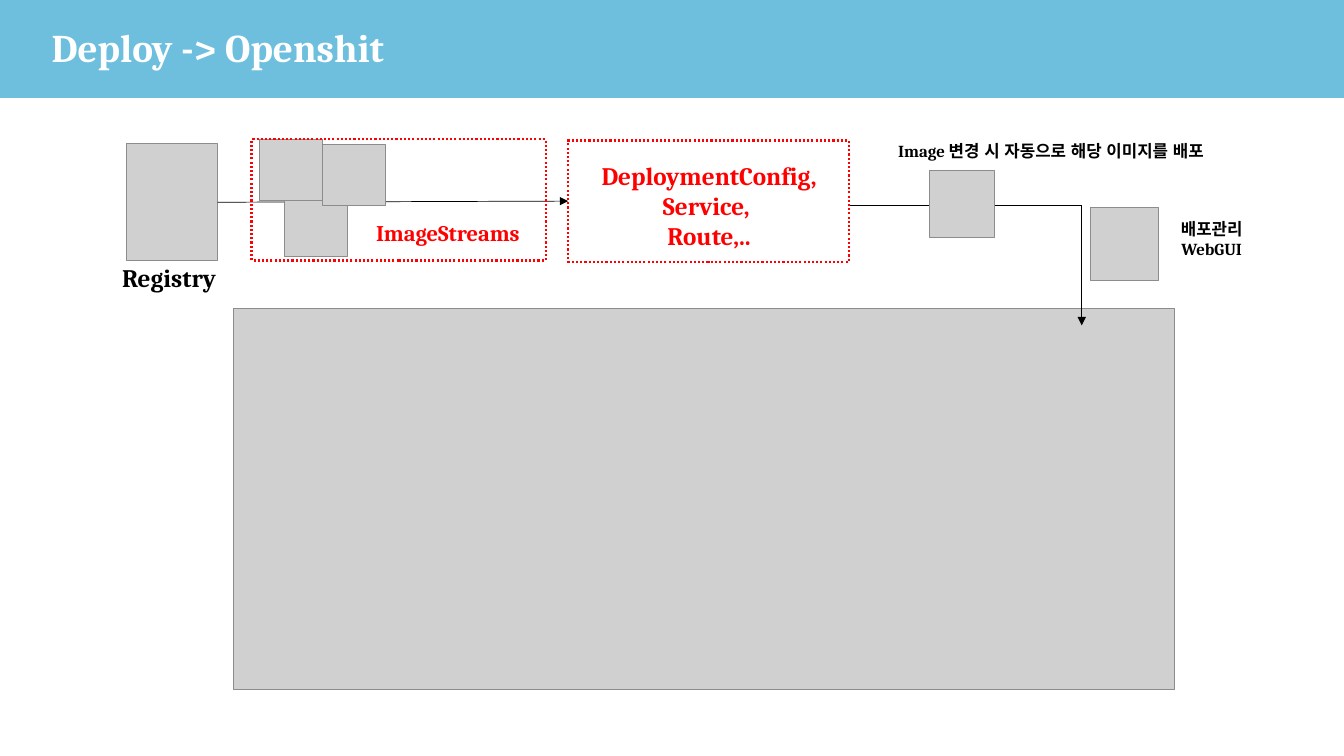
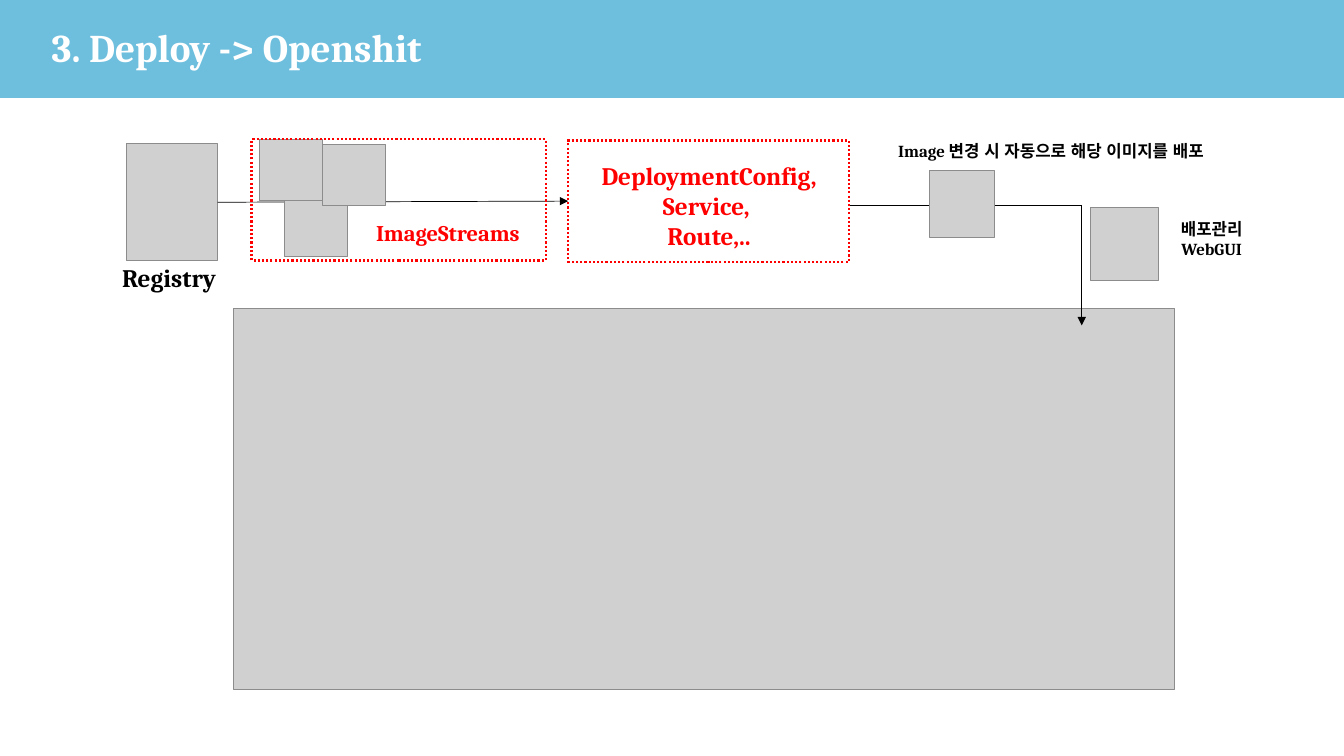
Before and after one commit to kin3303/DDI_OPENSHIFT, a slide deck: slide 5 of CICD 표준화작업 - DDP.pptx. Drawn at 1344x756 pixels with LibreOffice and Linux fonts; fonts in the diff are those of the drawing; grey boxes stand for pictures; background and template pictures are left out. Boxes give left, top, right and bottom in pixels: in the first picture for what was removed or moved away, otherwise in the second. Text is boxed around its words. In the diff, an @@ line names an element or a change of style, - is before the commit and + after.

```diff
--- a/CICD 표준화작업 - DDP.pptx
+++ b/CICD 표준화작업 - DDP.pptx
@@ title at (52,35,422,71): text changed @@
-Deploy -> Openshit
+3. Deploy -> Openshit
```
Also in this commit, not shown: 8 other slides changed.
